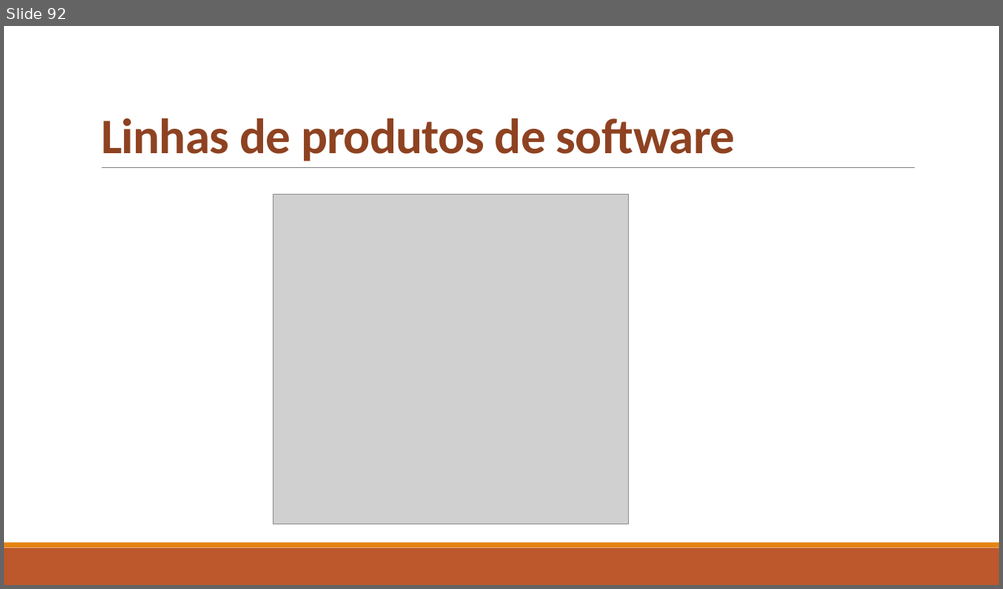
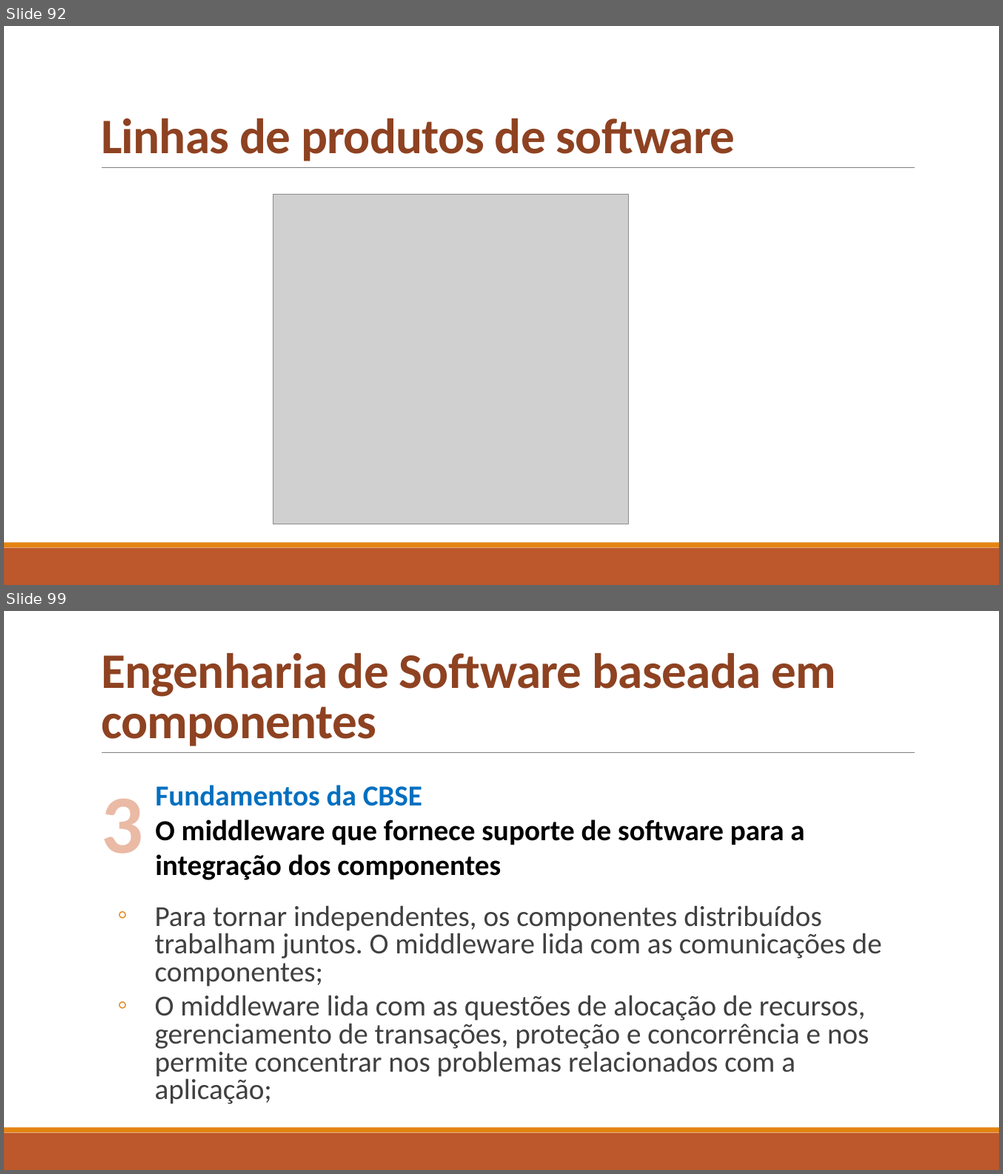
Before and after one commit to celsofurtado/reuso, a slide deck: Reuso de Software e Componentes.pptx. Shown one above the other, each under a label of ours: slide 92 before the commit, slides 92 and 99 after it; the slides between them are not shown. The pictures are 1003x589 and 1003x1174 pixels, drawn with LibreOffice and Linux fonts; fonts in the diff are those of the drawing; grey boxes stand for pictures. Boxes give left, top, right and bottom in pixels: in the first picture for what was removed or moved away, otherwise in the second. Text is boxed around its words. In the diff, an @@ line names an element or a change of style, - is before the commit and + after.

```diff
--- a/Reuso de Software e Componentes.pptx
+++ b/Reuso de Software e Componentes.pptx
@@ slide 99 added at (4, 611, 999, 1170), background #FFFFFF; not listed: 3 template elements that a slide beside it also shows @@
@@ title added at (101, 653, 836, 746), 48 pt, text #8E4221, bold @@
+Engenharia de Software baseada em componentes
@@ text added at (155, 785, 804, 880), 28 pt, text #000000, bold @@
+Fundamentos da CBSE
+O middleware que fornece suporte de software para a integração dos componentes
@@ text added at (101, 799, 143, 854), 80 pt, text #EABAA5, bold @@
+3
@@ text added at (155, 906, 882, 1105), 28 pt, text #404040 @@
+  ◦ Para tornar independentes, os componentes distribuídos trabalham juntos. O middleware lida com as comunicações de componentes;
+  ◦ O middleware lida com as questões de alocação de recursos, gerenciamento de transações, proteção e concorrência e nos permite concentrar nos problemas relacionados com a aplicação;
```
Also in this commit, not shown: 11 other slides added.
